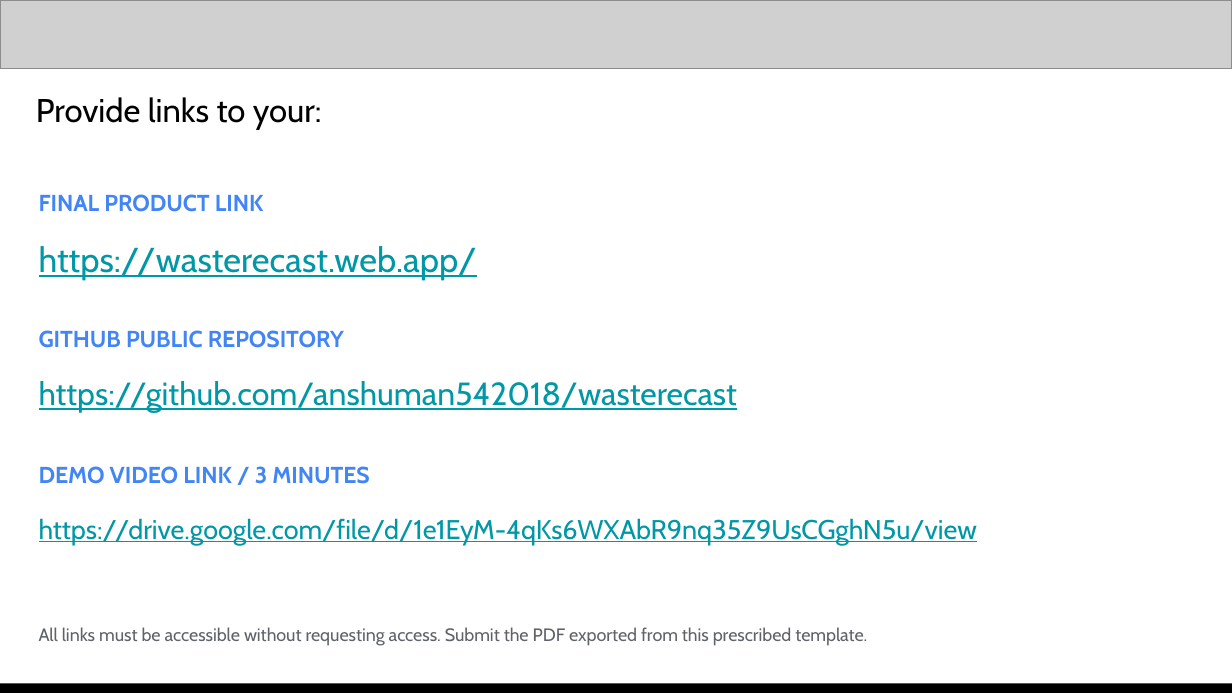
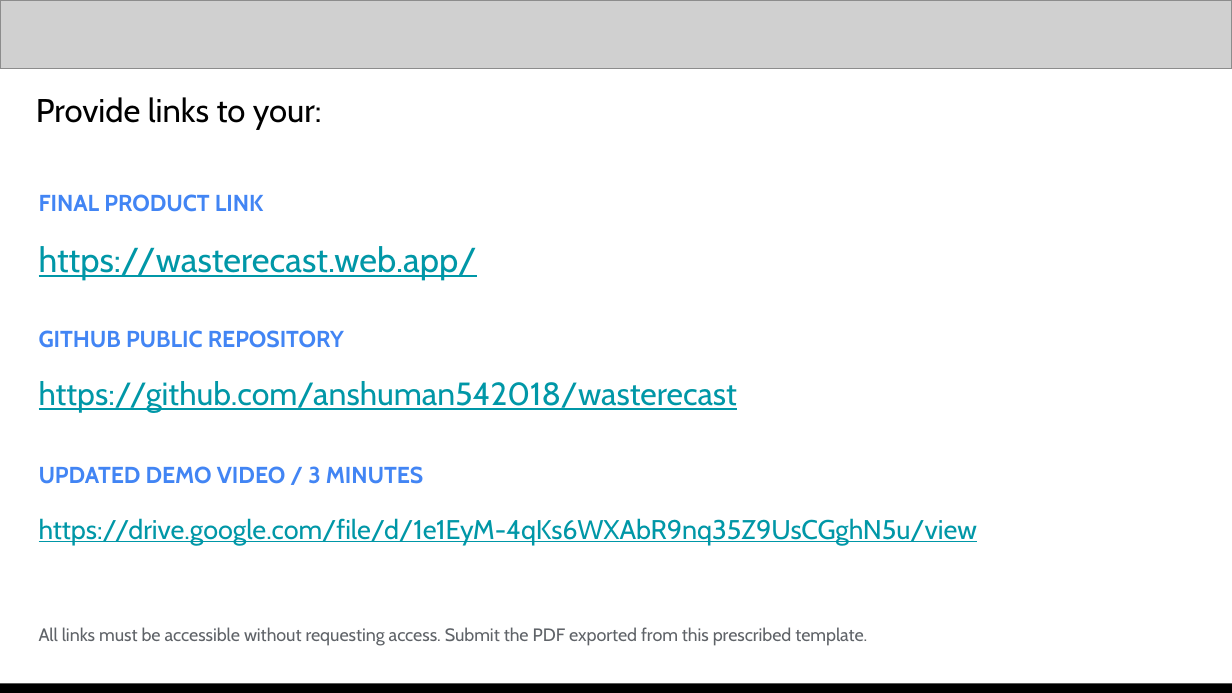
Before and after one commit to anshuman542018/wasterecast, a slide deck: slide 14 of submission/Clorex_WasteRecast_Pitch_Deck.pptx. Drawn at 1232x693 pixels with LibreOffice and Linux fonts; fonts in the diff are those of the drawing; grey boxes stand for pictures. Boxes give left, top, right and bottom in pixels: in the first picture for what was removed or moved away, otherwise in the second. Text is boxed around its words. In the diff, an @@ line names an element or a change of style, - is before the commit and + after.

```diff
--- a/submission/Clorex_WasteRecast_Pitch_Deck.pptx
+++ b/submission/Clorex_WasteRecast_Pitch_Deck.pptx
@@ text at (x1=39, y1=466, x2=423, y2=484): text changed @@
-DEMO VIDEO LINK / 3 MINUTES
+UPDATED DEMO VIDEO / 3 MINUTES
```
Also in this commit, not shown: 14 other slides changed, 10 other files.
